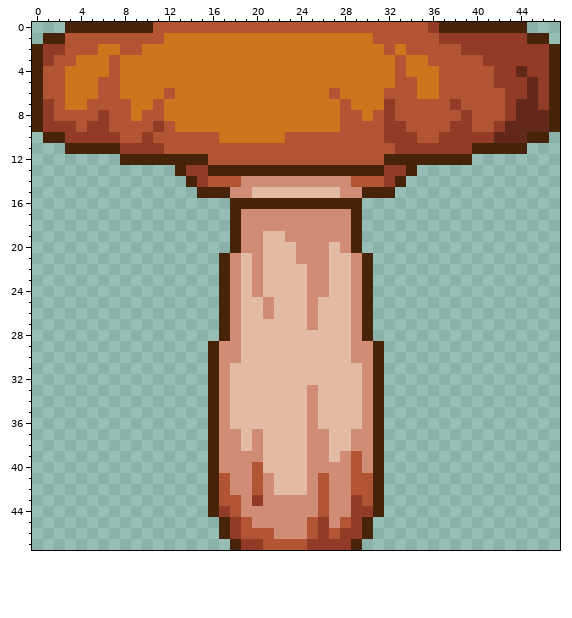
Pixel-art sprite, stored at SpringJam/Assets/Sprites/Mushroom.png. Above, as it was before the edit.
The file is 48x48 pixels.
The same view after the edit:
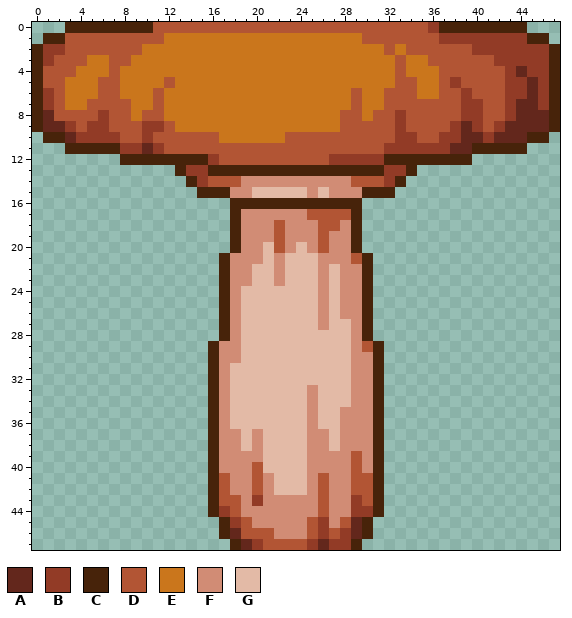
Palette (. is transparent): A #63271c  B #923b26  C #47230a  D #b25534  E #ca761c  F #d18c75  G #e3baa6
Change:
{"y":1,"x":30,"old":"E","new":"D"}
{"y":2,"x":6,"old":"EE","new":"DD"}
{"y":2,"x":39,"old":"B","new":"D"}
{"y":3,"x":4,"old":"E","new":"D"}
{"y":3,"x":8,"old":"E","new":"D"}
{"y":3,"x":41,"old":"B","new":"D"}
{"y":4,"x":3,"old":"E","new":"D"}
{"y":4,"x":42,"old":"B","new":"D"}
{"y":5,"x":12,"old":"E","new":"D"}
{"y":5,"x":38,"old":"D","new":"B"}
{"y":5,"x":42,"old":"B","new":"D"}
{"y":6,"x":1,"old":"D","new":"B"}
{"y":6,"x":11,"old":"ED","new":"DE"}
{"y":6,"x":27,"old":"D","new":"E"}
{"y":6,"x":29,"old":"E","new":"D"}
{"y":6,"x":39,"old":"D","new":"B"}
{"y":7,"x":28,"old":"DE","new":"ED"}
{"y":7,"x":32,"old":"B","new":"D"}
{"y":7,"x":38,"old":"BDD","new":"DBB"}
{"y":8,"x":1,"old":"B","new":"A"}
{"y":8,"x":32,"old":"BD","new":"DB"}
{"y":8,"x":40,"old":"D","new":"B"}
{"y":9,"x":1,"old":"BB","new":"AA"}
{"y":9,"x":10,"old":"D","new":"B"}
{"y":9,"x":32,"old":"B","new":"D"}
{"y":9,"x":39,"old":"BD","new":"AB"}
{"y":10,"x":3,"old":"B","new":"A"}
{"y":10,"x":32,"old":"B","new":"D"}
{"y":10,"x":39,"old":"BB","new":"AA"}
{"y":11,"x":10,"old":"B","new":"A"}
{"y":11,"x":32,"old":"D","new":"B"}
{"y":11,"x":38,"old":"BB","new":"AA"}
{"y":12,"x":16,"old":"D","new":"B"}
{"y":12,"x":27,"old":"DDDDD","new":"BBBBB"}
{"y":15,"x":25,"old":"G","new":"F"}
{"y":15,"x":27,"old":"G","new":"F"}
{"y":17,"x":25,"old":"FFFF","new":"DDDD"}
{"y":18,"x":22,"old":"F","new":"D"}
{"y":18,"x":26,"old":"FF","new":"DD"}
{"y":19,"x":21,"old":"GG","new":"FD"}
{"y":19,"x":26,"old":"F","new":"D"}
{"y":20,"x":22,"old":"GGF","new":"DFG"}
{"y":20,"x":26,"old":"FG","new":"DF"}
{"y":21,"x":19,"old":"G","new":"F"}
{"y":21,"x":22,"old":"G","new":"F"}
{"y":21,"x":24,"old":"FF","new":"GG"}
{"y":21,"x":27,"old":"GGF","new":"FFD"}
{"y":22,"x":19,"old":"GF","new":"FG"}
{"y":22,"x":22,"old":"G","new":"F"}
{"y":22,"x":25,"old":"F","new":"G"}
{"y":22,"x":28,"old":"G","new":"F"}
{"y":23,"x":19,"old":"GF","new":"FG"}
{"y":23,"x":22,"old":"G","new":"F"}
{"y":23,"x":25,"old":"F","new":"G"}
{"y":23,"x":28,"old":"G","new":"F"}
{"y":24,"x":20,"old":"F","new":"G"}
{"y":24,"x":25,"old":"F","new":"G"}
{"y":24,"x":28,"old":"G","new":"F"}
{"y":25,"x":21,"old":"F","new":"G"}
{"y":25,"x":25,"old":"FG","new":"GF"}
{"y":25,"x":28,"old":"G","new":"F"}
{"y":26,"x":21,"old":"F","new":"G"}
{"y":26,"x":25,"old":"FG","new":"GF"}
{"y":26,"x":28,"old":"G","new":"F"}
{"y":27,"x":25,"old":"FG","new":"GF"}
{"y":29,"x":30,"old":"F","new":"D"}
{"y":31,"x":29,"old":"G","new":"F"}
{"y":32,"x":29,"old":"G","new":"F"}
{"y":33,"x":29,"old":"G","new":"F"}
{"y":34,"x":29,"old":"G","new":"F"}
{"y":35,"x":28,"old":"GG","new":"FF"}
{"y":36,"x":28,"old":"GG","new":"FF"}
{"y":37,"x":28,"old":"G","new":"F"}
{"y":38,"x":28,"old":"G","new":"F"}
{"y":39,"x":27,"old":"G","new":"F"}
{"y":45,"x":29,"old":"B","new":"A"}
{"y":46,"x":18,"old":"B","new":"A"}
{"y":46,"x":29,"old":"B","new":"A"}
{"y":47,"x":19,"old":"B","new":"A"}
{"y":47,"x":26,"old":"B","new":"A"}
{"label":"changed","picture_box":[362,33,373,44]}
{"label":"changed","picture_box":[43,44,175,154]}
{"label":"changed","picture_box":[241,44,505,462]}
{"label":"changed","picture_box":[208,154,219,165]}
{"label":"changed","picture_box":[318,517,362,550]}
{"label":"changed","picture_box":[230,528,252,550]}
